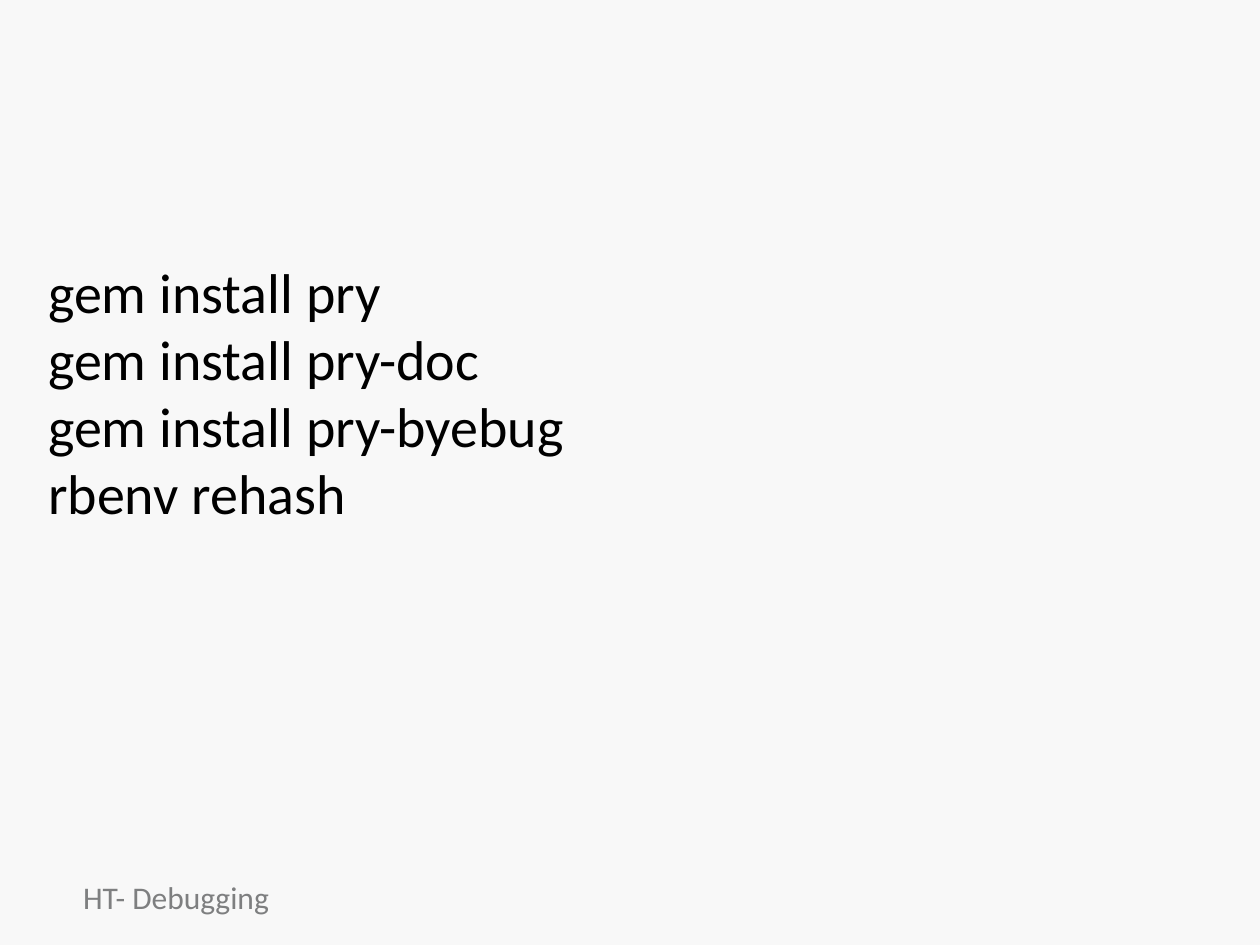
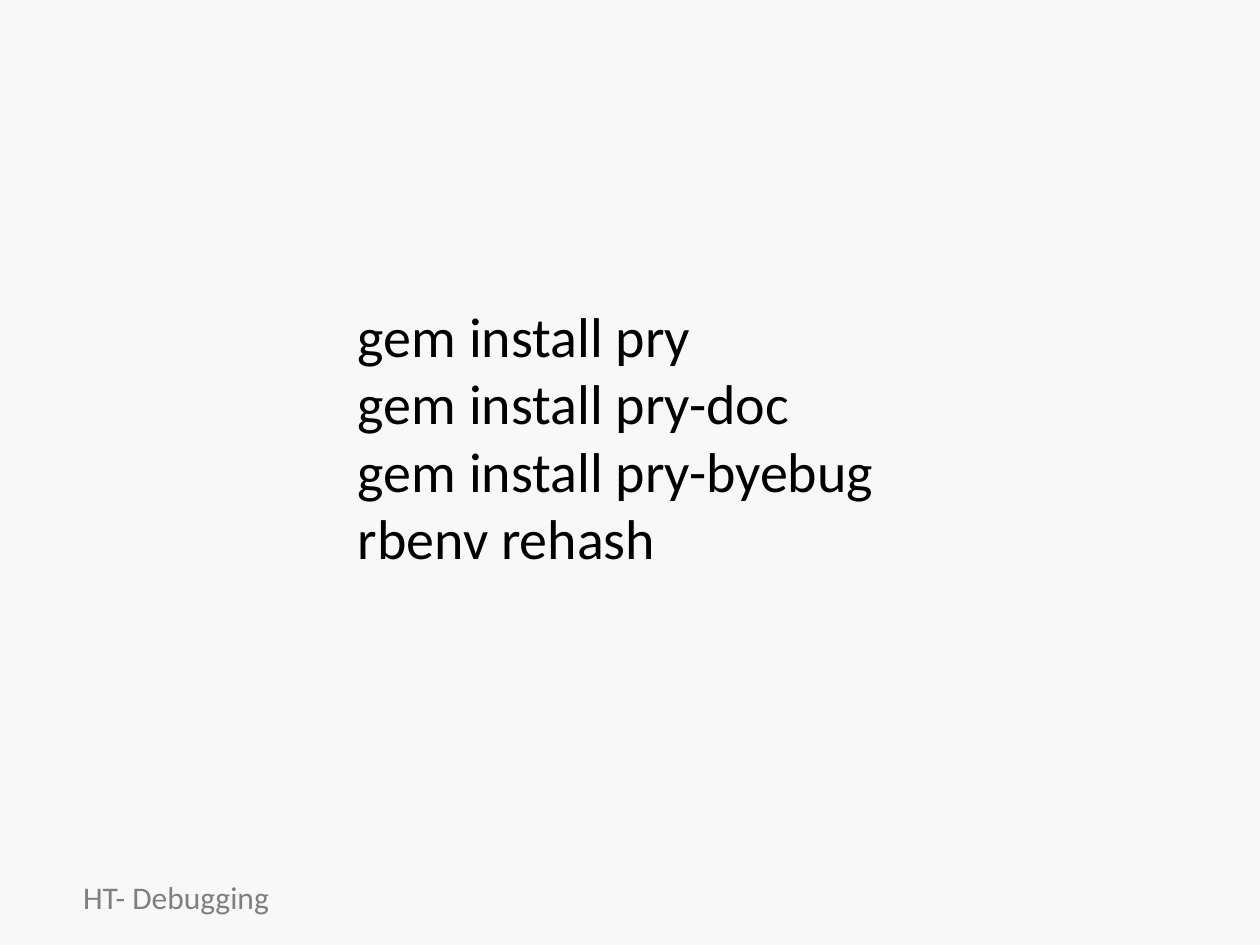
Before and after one commit to jumpcheng/debugging_notes, a slide deck: slide 20 of HT-debugging-basics.pptx (slide 16 before the commit). Drawn at 1260x945 pixels with LibreOffice and Linux fonts; fonts in the diff are those of the drawing; background and template pictures are left out. Boxes give left, top, right and bottom in pixels: in the first picture for what was removed or moved away, otherwise in the second. Text is boxed around its words. In the diff, an @@ line names an element or a change of style, - is before the commit and + after.

```diff
--- a/HT-debugging-basics.pptx
+++ b/HT-debugging-basics.pptx
@@ text "gem install pry": place and size @@
-text "gem install pry" at [48,274,563,515]
+text "gem install pry" at [358,318,873,560]
```
Also in this commit, not shown: 8 other slides changed, 4 slides added, 2 other files.
